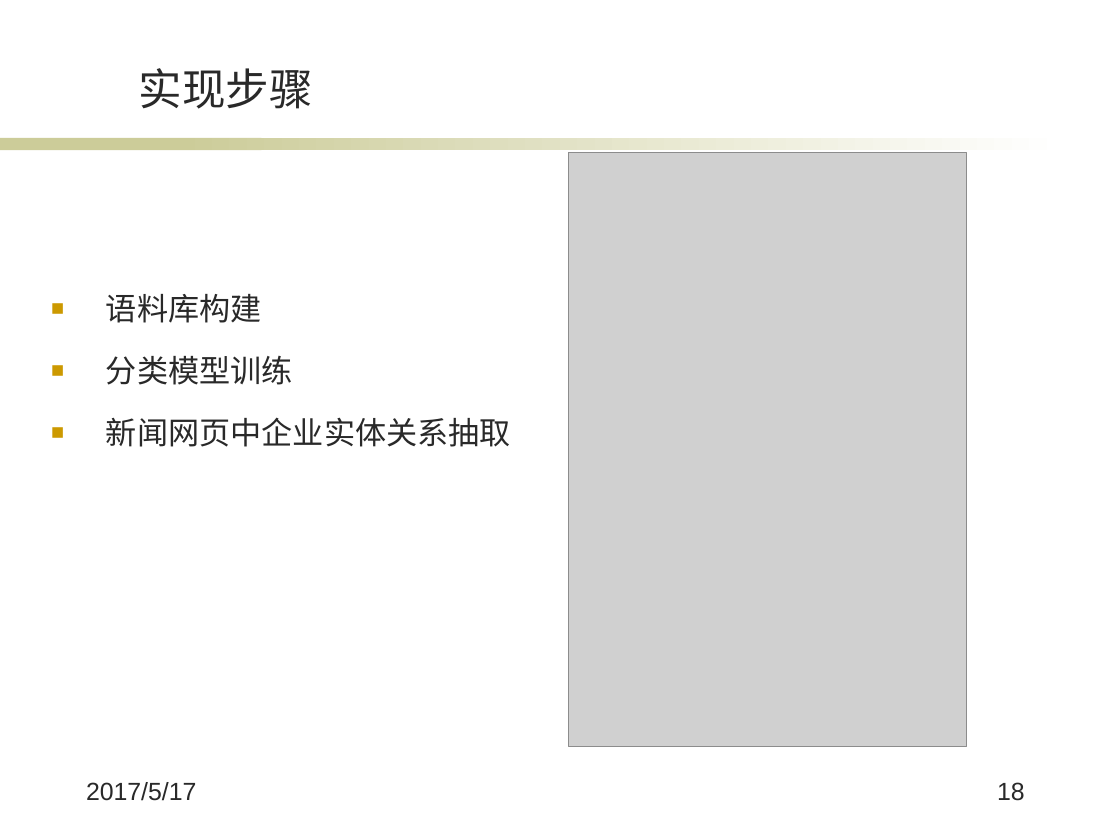
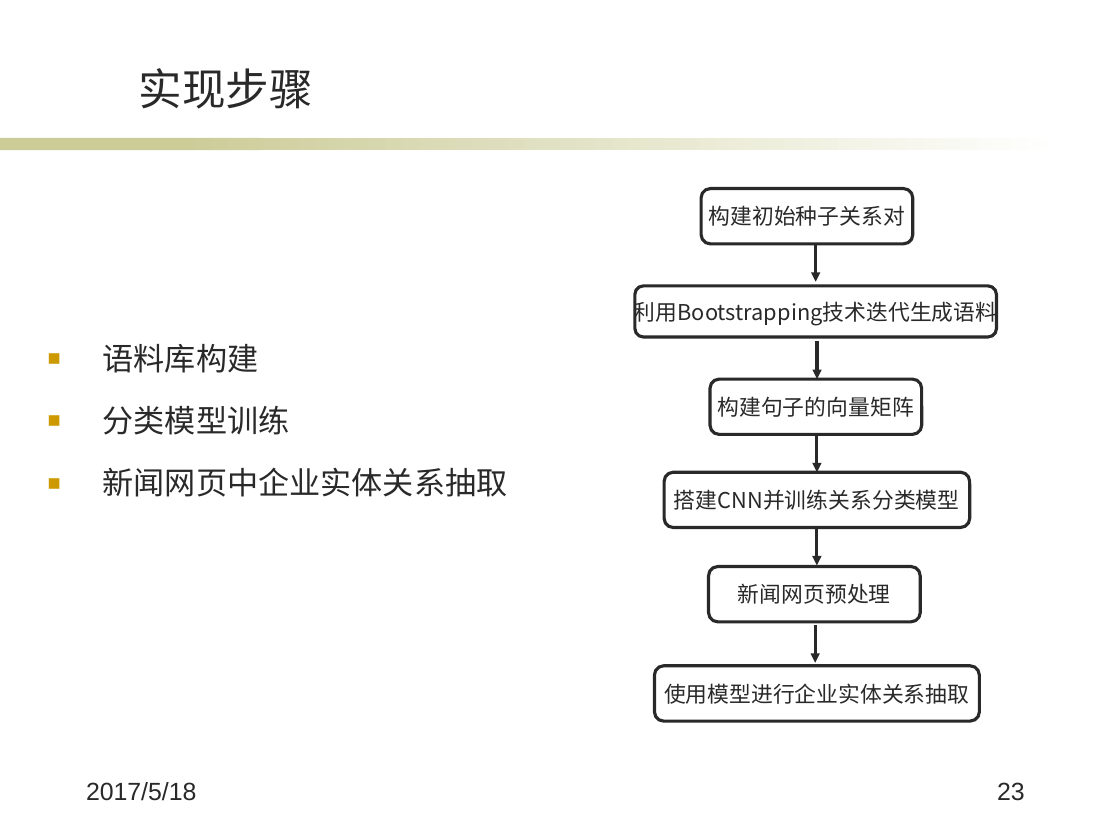
Before and after one commit to wqpod2g/paper, a slide deck: slide 23 of 毕业答辩ppt.pptx (slide 18 before the commit). Drawn at 1120x840 pixels with LibreOffice and Linux fonts; fonts in the diff are those of the drawing; grey boxes stand for pictures; background and template pictures are left out. Boxes give left, top, right and bottom in pixels: in the first picture for what was removed or moved away, otherwise in the second. Text is boxed around its words. In the diff, an @@ line names an element or a change of style, - is before the commit and + after.

```diff
--- a/毕业答辩ppt.pptx
+++ b/毕业答辩ppt.pptx
@@ picture removed at bbox=[569, 152, 967, 746] @@
@@ rounded rectangle added at bbox=[701, 188, 913, 243], fill #FFFFFF, outline #292929 2 pt, 14 pt, text #292929 @@
+构建初始种子关系对
@@ arrow added from (815, 244) to (815, 282), #292929 2 pt @@
@@ text "语料库构建": place and size @@
-text "语料库构建" at bbox=[106, 294, 511, 447]
+text "语料库构建" at bbox=[103, 344, 508, 497]
@@ rounded rectangle added at bbox=[635, 286, 997, 337], fill #FFFFFF, outline #292929 2 pt, 14 pt, text #292929 @@
+利用Bootstrapping技术迭代生成语料
@@ arrow added from (818, 342) to (818, 379), #292929 2 pt @@
@@ rounded rectangle added at bbox=[710, 379, 922, 433], fill #FFFFFF, outline #292929 2 pt, 14 pt, text #292929 @@
+构建句子的向量矩阵
@@ arrow added from (816, 435) to (816, 473), #292929 2 pt @@
@@ rounded rectangle added at bbox=[664, 473, 970, 528], fill #FFFFFF, outline #292929 2 pt, 14 pt, text #292929 @@
+搭建CNN并训练关系分类模型
@@ arrow added from (816, 528) to (816, 566), #292929 2 pt @@
@@ rounded rectangle added at bbox=[709, 567, 921, 622], fill #FFFFFF, outline #292929 2 pt, 14 pt, text #292929 @@
+新闻网页预处理
@@ arrow added from (815, 625) to (815, 663), #292929 2 pt @@
@@ rounded rectangle added at bbox=[654, 665, 979, 720], fill #FFFFFF, outline #292929 2 pt, 14 pt, text #292929 @@
+使用模型进行企业实体关系抽取
@@ text at bbox=[86, 782, 196, 801]: text changed @@
-2017/5/17
+2017/5/18
@@ page number at bbox=[997, 782, 1025, 801]: text changed @@
-18
+23
```
Also in this commit, not shown: 18 other slides changed, 5 slides added, 1 other file.
